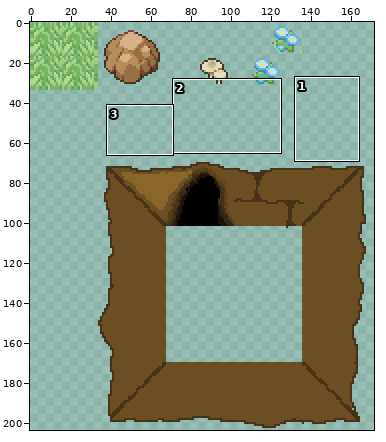
Sprite sheet -- public/assets/tileset.png. The first picture is a wide view before the edit; the outline marks the close-up.
Close-up. Earlier state:
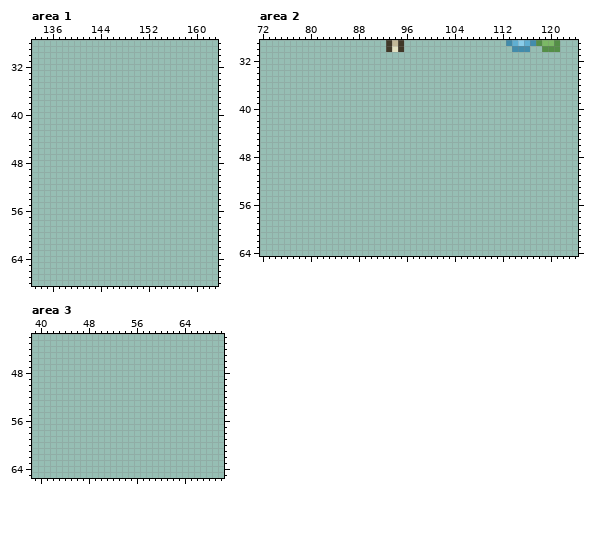
The file is 204x204 pixels. Colours within 5 levels of each other are drawn and written as one. Shown: area 1: x 133..163, y 28..68; area 2: x 72..124, y 29..64; area 3: x 39..70, y 42..65. The wide view leaves out empty margins.
The result:
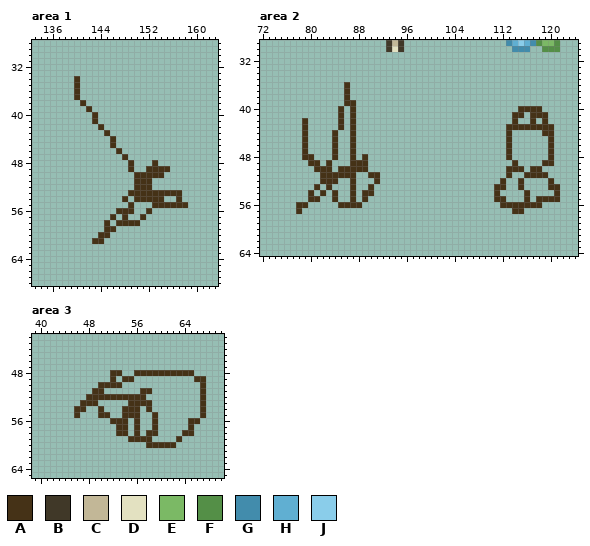
Palette (. is transparent): A #453217  B #403828  C #c2b797  D #e3e1c1  E #7bb965  F #548f47  G #428cac  H #60afd2  J #8acdea
Changes in this commit:
Changed rows in their new state; - is an unchanged pixel.
Area 1:
first column x 140:
34 A------------------
35 A------------------
36 A------------------
37 A------------------
38 -A-----------------
39 --A----------------
40 ---A---------------
41 ---A---------------
42 ----A--------------
43 -----A-------------
44 ------A------------
45 ------A------------
46 -------A-----------
47 --------A----------
48 ---------A---A-----
49 ---------A--AAAA---
50 ----------AAAAA----
51 ----------AAA------
52 ----------AAA------
53 ---------AAAAAAAAA-
54 --------A-AAAAA--A-
55 ---------A---AAAAAA
56 -------AAA--A------
57 ------A-A--A-------
58 -----A-AAAA--------
59 -----AA------------
60 ----AA-------------
61 ---AA--------------
Area 2:
first column x 78:
36 --------A-----------------------------------
37 --------A-----------------------------------
38 --------A-----------------------------------
39 --------AA----------------------------------
40 -------A-A---------------------------AAAA---
41 -------A-A--------------------------AA-AAA--
42 -A-----A-A--------------------------A--A-A--
43 -A-----A-A-------------------------AAAAAAAA-
44 -A----A--A-------------------------A-----AA-
45 -A----A--A-------------------------A------A-
46 -A----A--A-------------------------A------A-
47 -A----A--A-------------------------A------A-
48 -AA---A--A-A-----------------------A------A-
49 --AA-A---AAA------------------------A----AA-
50 ---AAA-AAAAA-----------------------AAA-AA---
51 ----AAAAAA--AA---------------------A--AAAA--
52 ----AAA--A---A--------------------A--A----A-
53 ---A-A---A--A--------------------AA--A----AA
54 --A-A-A--A-AA--------------------A----A----A
55 --AA--A--A-A---------------------AA---A-AAAA
56 AA-----AAAA-----------------------AAAAAAA---
57 A-----------------------------------AA------
Area 3:
first column x 46:
48 ------AA--AAAAAAAAAA--
49 ------A-AA----------AA
50 ----AAAA-------------A
51 ---AA------AA--------A
52 --AAAAAAAAAA---------A
53 -AAA-----AAAA--------A
54 AA--A---AAA-A--------A
55 A---AA--AAA--A-------A
56 ------AAA-A--A-----AA-
57 -------AA-A--A-----A--
58 -------AA-A-AA----AA--
59 ---------AAAA----A----
60 ------------AAAAA-----
